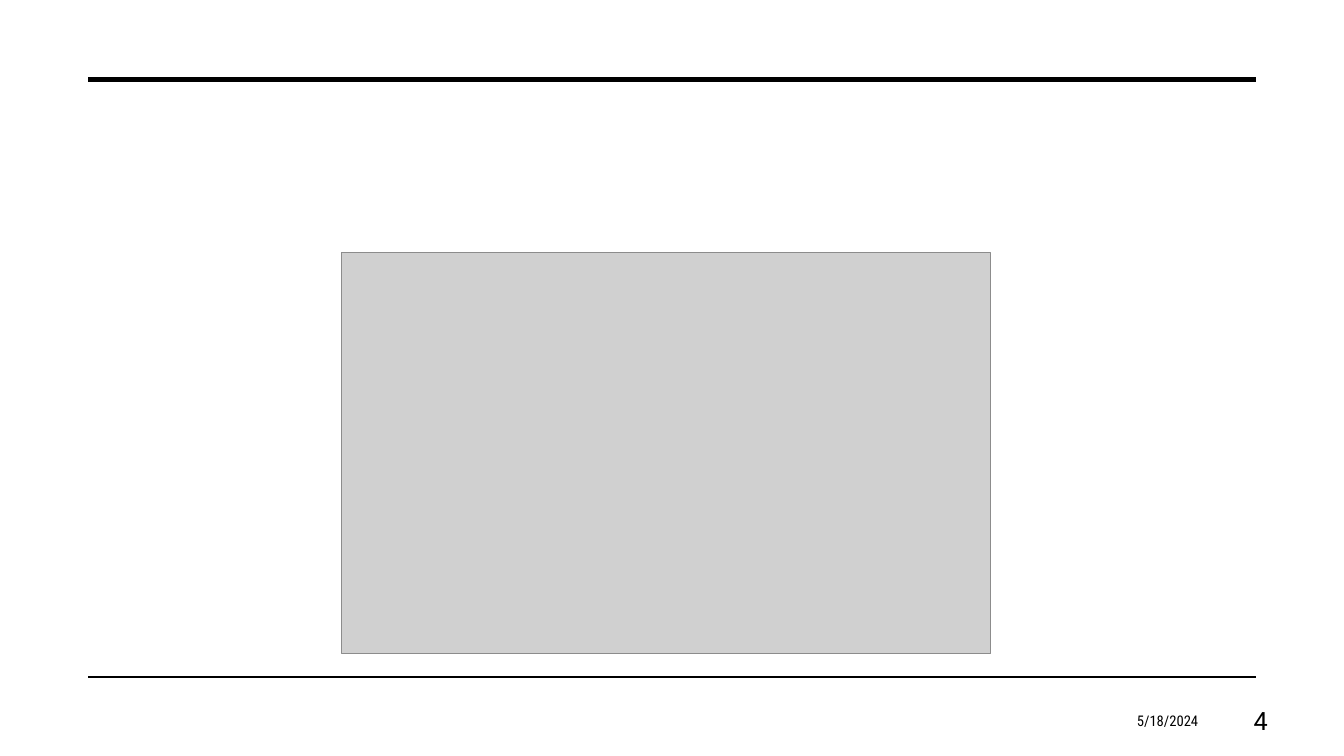
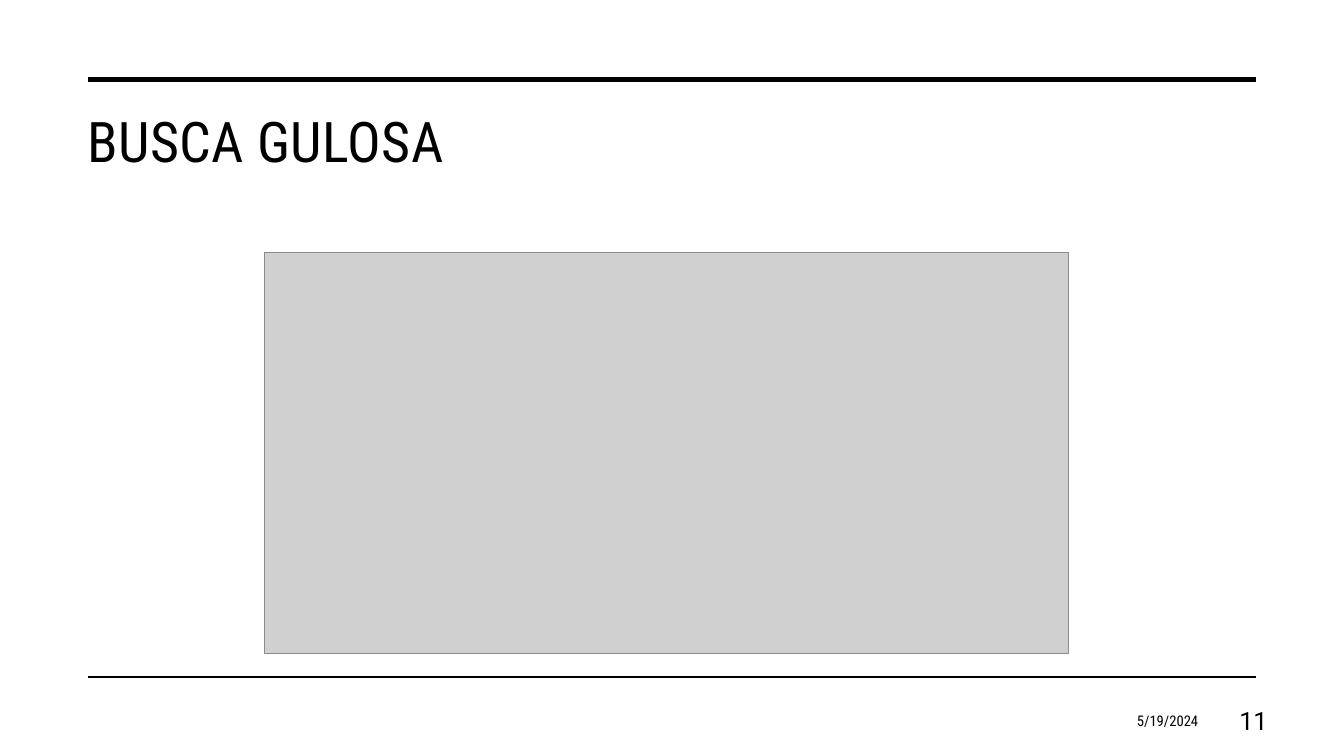
Before and after one commit to eduardosavian/chess-horse-tour, a slide deck: slide 11 of Presentation.pptx (slide 4 before the commit). Drawn at 1344x756 pixels with LibreOffice and Linux fonts; fonts in the diff are those of the drawing; grey boxes stand for pictures. Boxes give left, top, right and bottom in pixels: in the first picture for what was removed or moved away, otherwise in the second. Text is boxed around its words. In the diff, an @@ line names an element or a change of style, - is before the commit and + after.

```diff
--- a/Presentation.pptx
+++ b/Presentation.pptx
@@ title added at (87, 121, 443, 163), 40 pt, text #000000 @@
+BUSCA GULOSA
@@ picture: place and size @@
-picture at (342, 253, 991, 654)
+picture at (264, 253, 1069, 654)
@@ text at (1137, 715, 1198, 727): text changed @@
-5/18/2024
+5/19/2024
@@ page number at (1239, 712, 1267, 730): text changed @@
-4
+11
```
Also in this commit, not shown: 7 other slides changed, 15 slides added, 5 other files.
